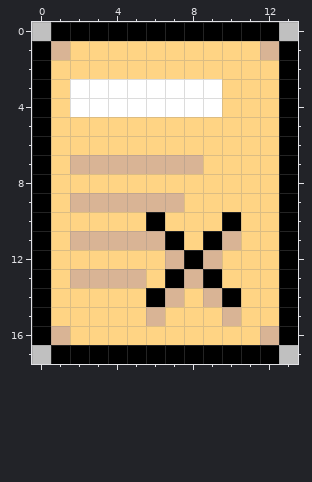
A pixel-art sprite gets an edit: frontend/src/assets/img/channel-new-ignored.png. This is how it looked before the edit.
The file is 14x18 pixels. Colours within 5 levels of each other are drawn and written as one.
And afterwards:
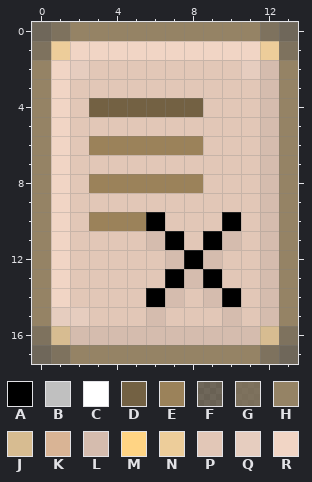
Palette (. is transparent): A #000000  B #c0c0c0  C #ffffff  D #736143  E #9b825a  F #95836584  G #958365b6  H #958365  J #d7bc91  K #d9b495  L #d5bcae  M #ffd484  N #edcd9a  P #e2c7b7  Q #e6cdbf  R #f1d5c5
Changes in this commit:
Changed rows in their new state; - is an unchanged pixel.
first column x 0:
 0 FGHHHHHHHHHHGF
 1 GNRRRRRRRRRRNG
 2 HRQPPPPPPPPQLH
 3 HRPPPPPPPPPPLH
 4 HRPDDDDDDPPPLH
 5 HRPPPPPPPPPPLH
 6 HRPEEEEEEPPPLH
 7 HRPPPPPPPPPPLH
 8 HRPEEEEEEPPPLH
 9 HRPPPPPPPPPPLH
10 HRPEEE-PPP-PLH
11 HRPPPPL-P-LPLH
12 HRPPPPPL-LPPLH
13 HRPPPPP-L-PPLH
14 HRPPPP-LPL-PLH
15 HQQPPPLPPPLPLH
16 GJLLLLLLLLLLJG
17 FGHHHHHHHHHHGF
